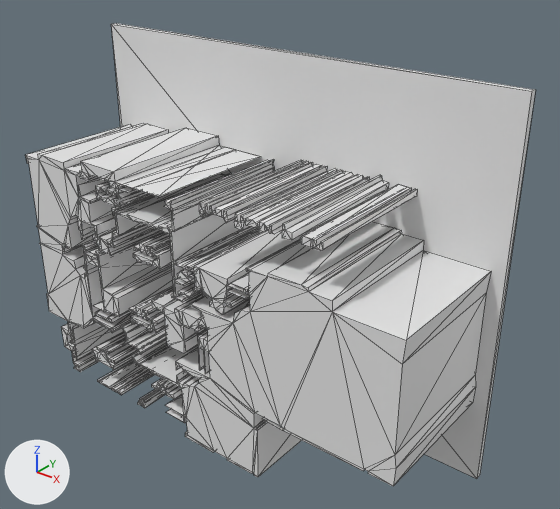
One commit to the glTF model version one/out_3d/84_6.glb: the scene before it, then after it.
Both versions are drawn from a 50 mm camera at (14.8, -12.32, 11.1) aimed at (5.75, -1.02, 4.09). Lighting does not change. The marker at lower left points along +X, +Y and +Z. Mesh edges are drawn as thin lines. Where no turn or scale is listed for an object, it has been applied to the vertices.

Objects in the first picture: 'geometry_0'.
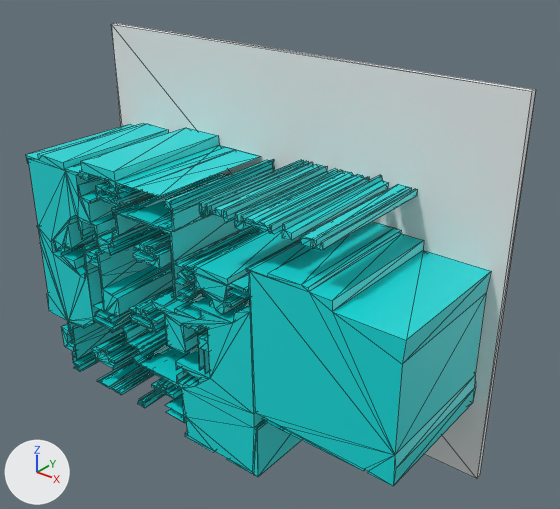
Pixel boxes [x1, y1, x2, y2] of what changed, in the pictures (560 x 509 px; the box of a moved part takes in the faces that stretch with it):
part 1 of me_geometry_0, moved or reshaped
    before: [41, 160, 274, 403]
    after: [38, 160, 274, 403]
part 2 of me_geometry_0, recoloured (grey to cyan)
    both: [26, 24, 509, 486]

Edits to the bpy script that builds the scene:
```text
Add mat_defaultmaterial:
    mat_defaultmaterial = bpy.data.materials.new('DefaultMaterial')
    mat_defaultmaterial.use_nodes = True; mat_defaultmaterial.node_tree.nodes.clear()
    _N = mat_defaultmaterial.node_tree.nodes; _L = mat_defaultmaterial.node_tree.links
    n0 = _N.new('ShaderNodeOutputMaterial'); n0.name = 'Material Output'
    n1 = _N.new('ShaderNodeBsdfPrincipled'); n1.name = 'Principled BSDF'
    n2 = _N.new('ShaderNodeVertexColor'); n2.name = 'Color Attribute'
    _L.new(n1.outputs[0], n0.inputs[0])  # 'BSDF' to 'Surface'
    _L.new(n2.outputs[0], n1.inputs[0])  # 'Color' to 'Base Color'
Change me_geometry_0:
    used by ob_geometry_0; location = (0.0, 0.0, 0.0)
    remove me_geometry_0.from_pydata(...)  # 1672 vertices, 3264 faces; spans x 0.0..10.23, y -3.15..0.0, z 0.0..8.02
    add me_geometry_0.from_pydata(...)  # 1688 vertices, 3288 faces; spans x 0.0..10.23, y -3.15..0.0, z 0.0..8.02
    me_geometry_0 part 1: 13 vertices moved from x 1.56..4.72, y -3.15..-0.15, z 0.42..5.69 to x 1.61..4.71, y -3.15..-0.15, z 0.42..5.69; 45 vertices removed from x 1.09..5.08, y -3.15..-0.15, z 0.6..5.44; 61 vertices added at x 0.86..5.09, y -3.15..-0.15, z 0.6..5.45
    me_geometry_0 part 2: 2118 faces spanning x 0.0..10.23, y -3.15..0.0, z 0.0..8.02 switch from no material to mat_defaultmaterial
```
